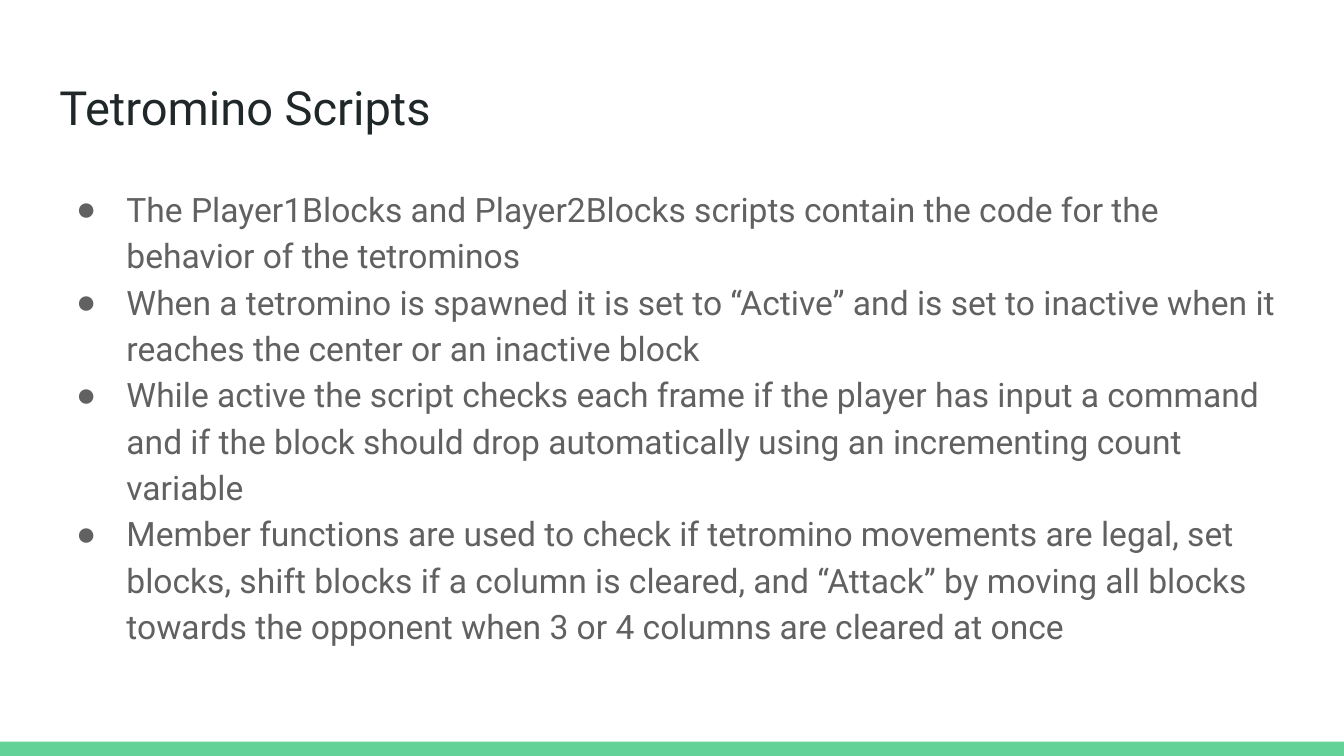
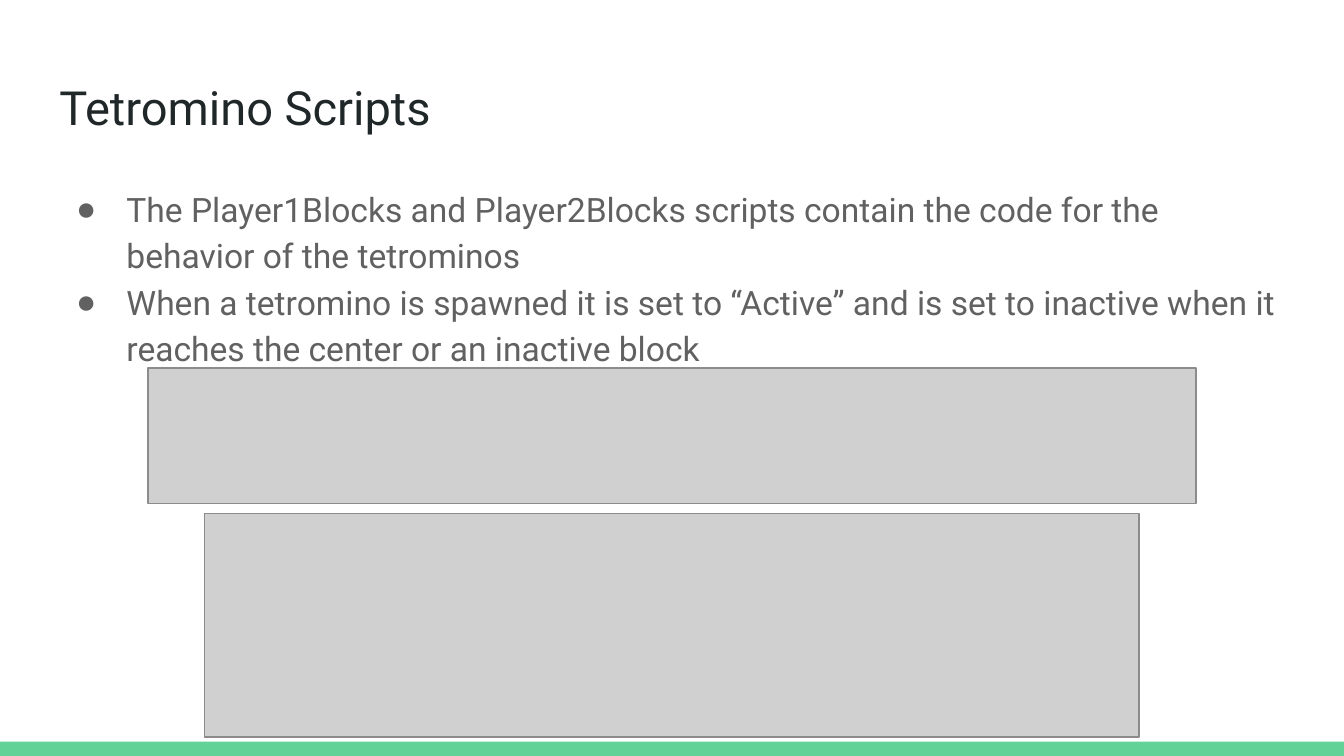
Before and after one commit to Caelanrw/TetrominoTussle, a slide deck: slide 9 of doc/ProjectArchitecture.pptx. Drawn at 1344x756 pixels with LibreOffice and Linux fonts; fonts in the diff are those of the drawing; grey boxes stand for pictures. Boxes give left, top, right and bottom in pixels: in the first picture for what was removed or moved away, otherwise in the second. Text is boxed around its words. In the diff, an @@ line names an element or a change of style, - is before the commit and + after.

```diff
--- a/doc/ProjectArchitecture.pptx
+++ b/doc/ProjectArchitecture.pptx
@@ text at [126,381,1258,646]: paragraphs removed @@
-● While active the script checks each frame if the player has input a command and if the block should drop automatically using an incrementing count variable
-● Member functions are used to check if tetromino movements are legal, set blocks, shift blocks if a column is cleared, and “Attack” by moving all blocks towards the opponent when 3 or 4 columns are cleared at once
@@ picture added at [148,368,1196,504] @@
@@ picture added at [204,513,1138,738] @@
```
Also in this commit, not shown: 1 other slide changed, 4 slides added, 5 other files.
